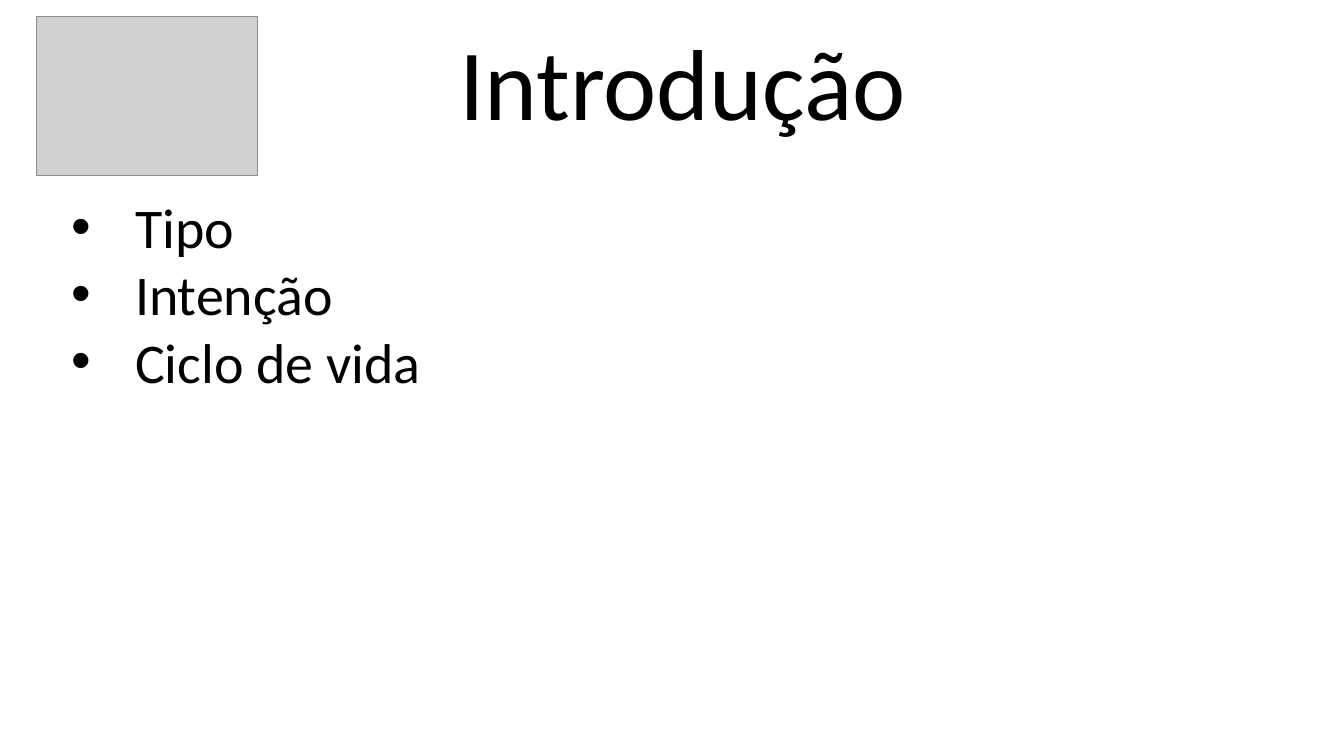
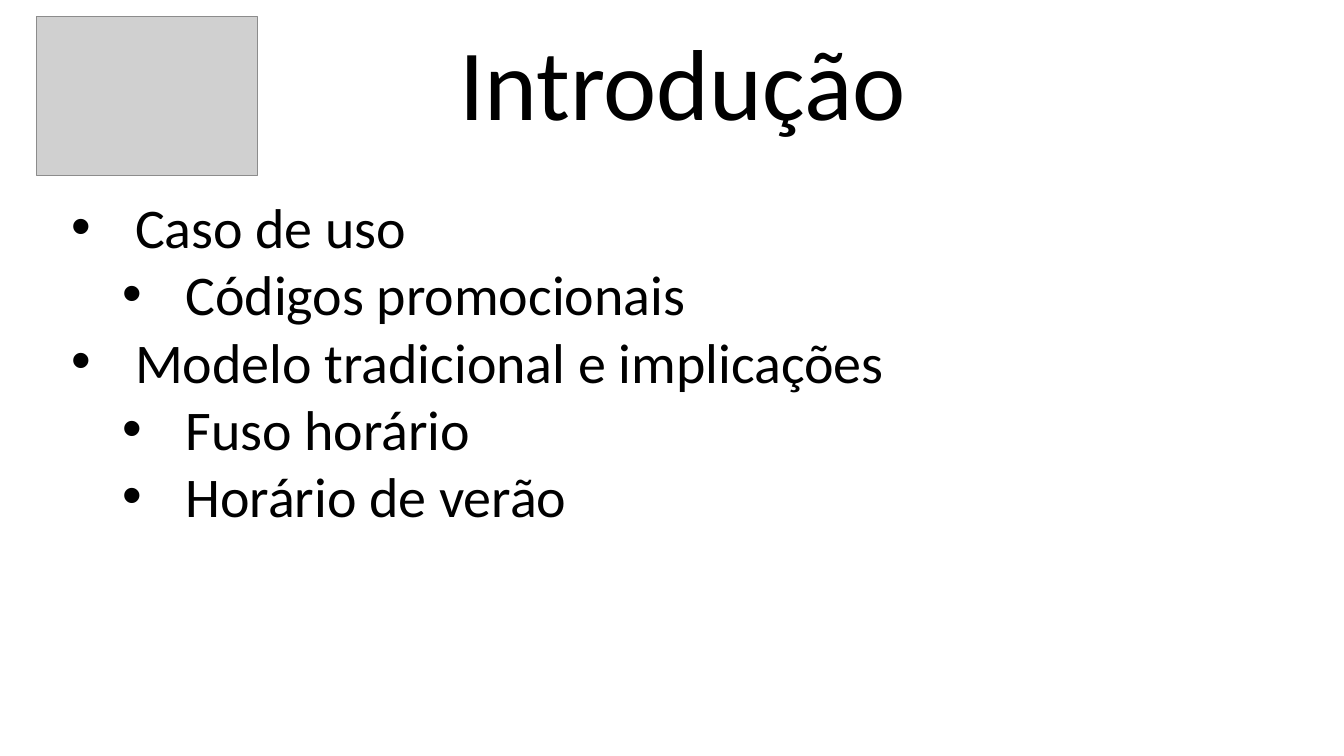
Before and after one commit to jslsolucoes/training, a slide deck: slide 3 of presentation/design-systems/datetime/datetime.pptx. Drawn at 1344x756 pixels with LibreOffice and Linux fonts; fonts in the diff are those of the drawing; grey boxes stand for pictures. Boxes give left, top, right and bottom in pixels: in the first picture for what was removed or moved away, otherwise in the second. Text is boxed around its words. In the diff, an @@ line names an element or a change of style, - is before the commit and + after.

```diff
--- a/presentation/design-systems/datetime/datetime.pptx
+++ b/presentation/design-systems/datetime/datetime.pptx
@@ text at (135,209,884,518): text changed @@
-• Tipo
-• Intenção
-• Ciclo de vida
+• Caso de uso
+  • Códigos promocionais
+• Modelo tradicional e implicações
+  • Fuso horário
+  • Horário de verão
```
Also in this commit, not shown: 4 other slides changed, 2 slides added, 1 slide removed, 3 other files.
